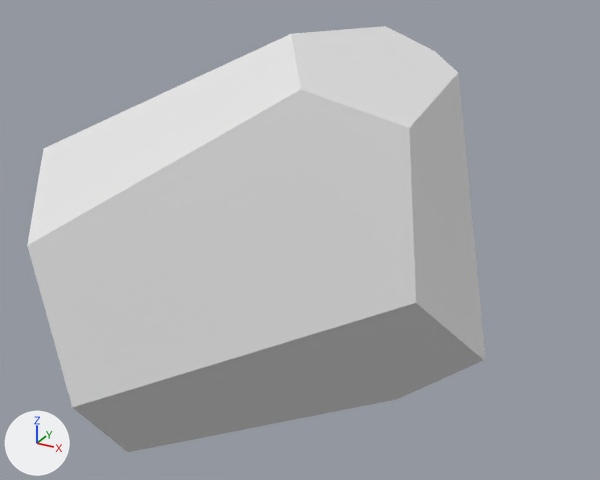
What one commit did to the OBJ model assets/pieces/potato_train/potato_0231.obj.
The view is the same before and after, from a 50 mm camera at (0.0243, -0.0393, 0.0204) aimed at (0.0031, -0.0007, 0.0012). The lights are fixed; the arrows at lower left show +X, +Y and +Z. The older version comes first. Where no turn or scale is listed for an object, it has been applied to the vertices.

The first picture shows 'potato_0231'.
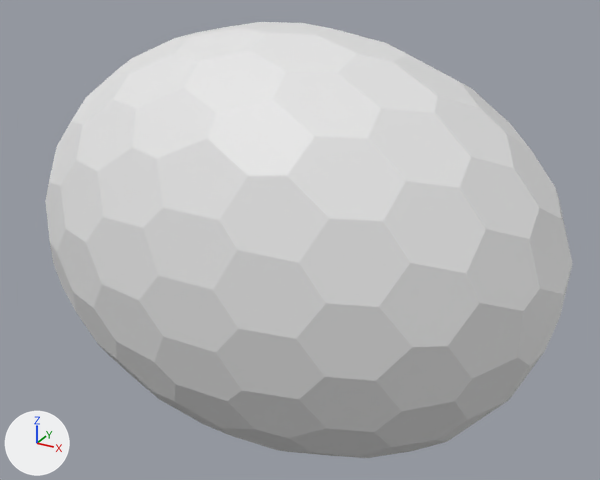
Pixel boxes (x1, y1, x2, y2) of what changed, in the pictures (600 x 480 px):
'potato_0231', reshaped (15% wider)
    before: (27, 26, 485, 452)
    after: (45, 22, 573, 458)

Patch to the scene script:
```diff
--- a/assets/pieces/potato_train/potato_0231.obj.py
+++ b/assets/pieces/potato_train/potato_0231.obj.py
@@ me_potato_0231 @@
 # used by ob_potato_0231; location = (0.0, 0.0, 0.0)
-me_potato_0231.from_pydata(...)  # 20 vertices, 36 faces; spans x -0.013..0.0124, y -0.0141..0.0085, z -0.0127..0.0126
+me_potato_0231.from_pydata(...)  # 234 vertices, 464 faces; spans x -0.0162..0.0179, y -0.0087..0.0067, z -0.0135..0.0126
+# me_potato_0231 part 1: the whole mesh is rebuilt
```
